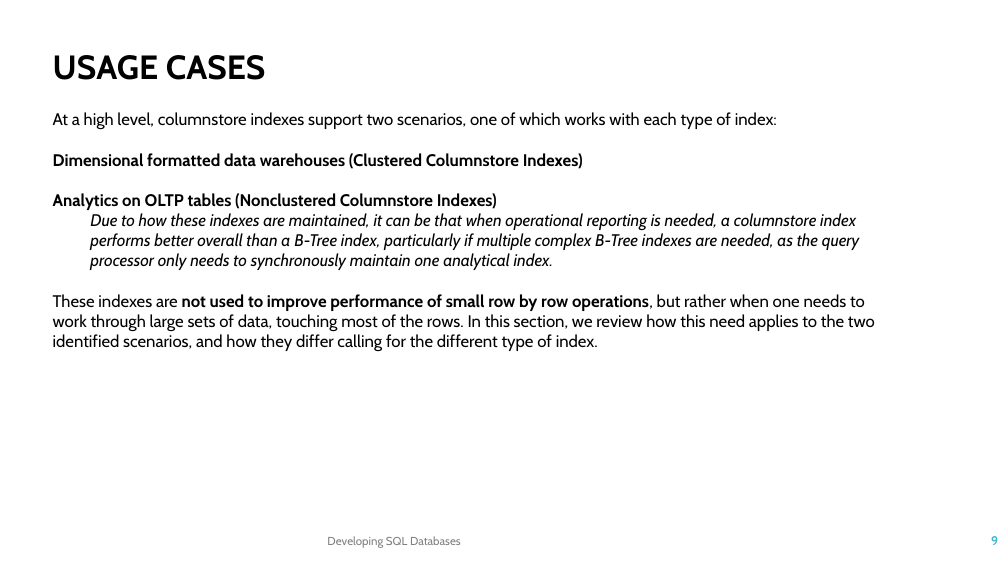
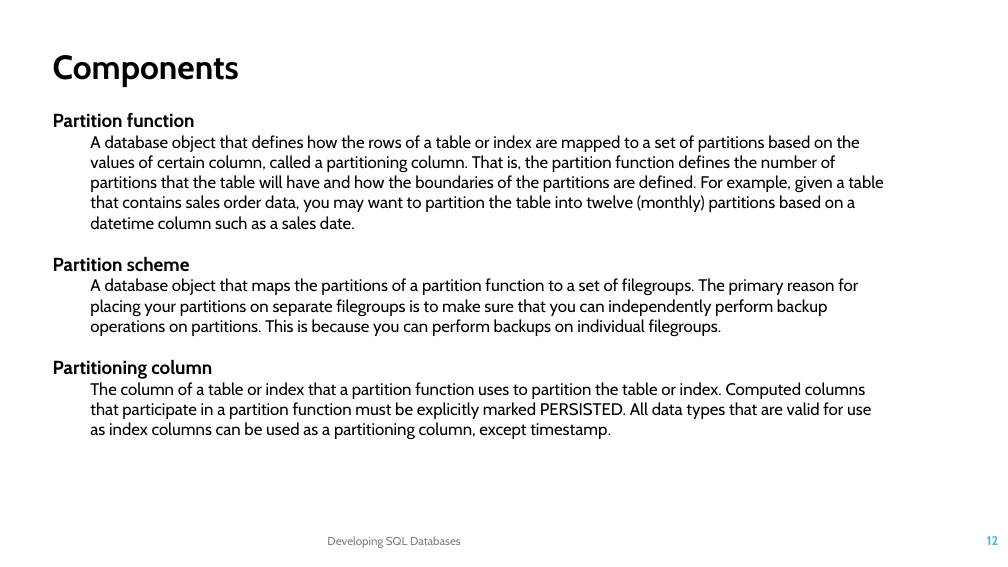
Before and after one commit to TKostyrka/70762DevSQLDB, a slide deck: slide 12 of DEVSQL_05_ColumnStoreIndex/DEVSQL_05A_Partitions.pptx (slide 9 before the commit). Drawn at 1008x567 pixels with LibreOffice and Linux fonts; fonts in the diff are those of the drawing. Boxes give left, top, right and bottom in pixels: in the first picture for what was removed or moved away, otherwise in the second. Text is boxed around its words. In the diff, an @@ line names an element or a change of style, - is before the commit and + after.

```diff
--- a/DEVSQL_05_ColumnStoreIndex/DEVSQL_05A_Partitions.pptx
+++ b/DEVSQL_05_ColumnStoreIndex/DEVSQL_05A_Partitions.pptx
@@ text at (53, 55, 883, 439): text changed @@
-USAGE CASES
-At a high level, columnstore indexes support two scenarios, one of which works with each type of index:
-Dimensional formatted data warehouses (Clustered Columnstore Indexes)
-Analytics on OLTP tables (Nonclustered Columnstore Indexes)
-  Due to how these indexes are maintained, it can be that when operational reporting is needed, a columnstore index performs better overall than a B-Tree index, particularly if multiple complex B-Tree indexes are needed, as the query processor only needs to synchronously maintain one analytical index.
-These indexes are not used to improve performance of small row by row operations, but rather when one needs to work through large sets of data, touching most of the rows. In this section, we review how this need applies to the two identified scenarios, and how they differ calling for the different type of index.
+Components
+Partition function
+  A database object that defines how the rows of a table or index are mapped to a set of partitions based on the values of certain column, called a partitioning column. That is, the partition function defines the number of partitions that the table will have and how the boundaries of the partitions are defined. For example, given a table that contains sales order data, you may want to partition the table into twelve (monthly) partitions based on a datetime column such as a sales date.
+Partition scheme
+  A database object that maps the partitions of a partition function to a set of filegroups. The primary reason for placing your partitions on separate filegroups is to make sure that you can independently perform backup operations on partitions. This is because you can perform backups on individual filegroups.
+Partitioning column
+  The column of a table or index that a partition function uses to partition the table or index. Computed columns that participate in a partition function must be explicitly marked PERSISTED. All data types that are valid for use as index columns can be used as a partitioning column, except timestamp.
@@ page number at (987, 536, 998, 545): text changed @@
-9
+12
```
Also in this commit, not shown: 6 other slides changed, 8 slides added, 5 slides removed.
